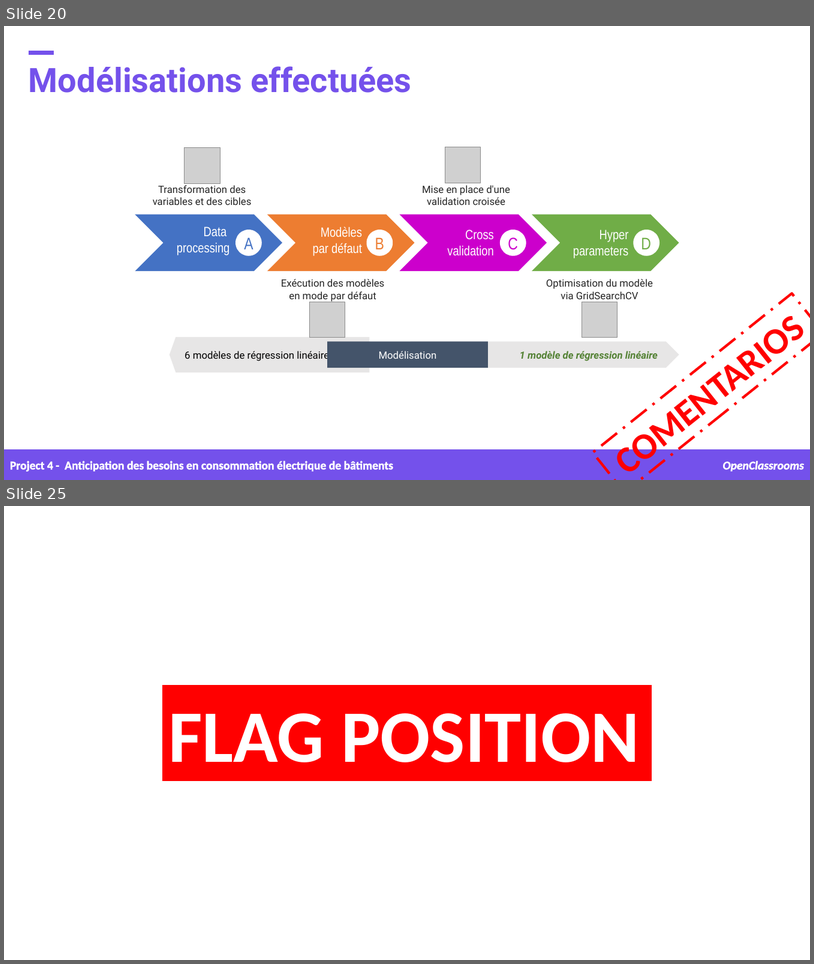
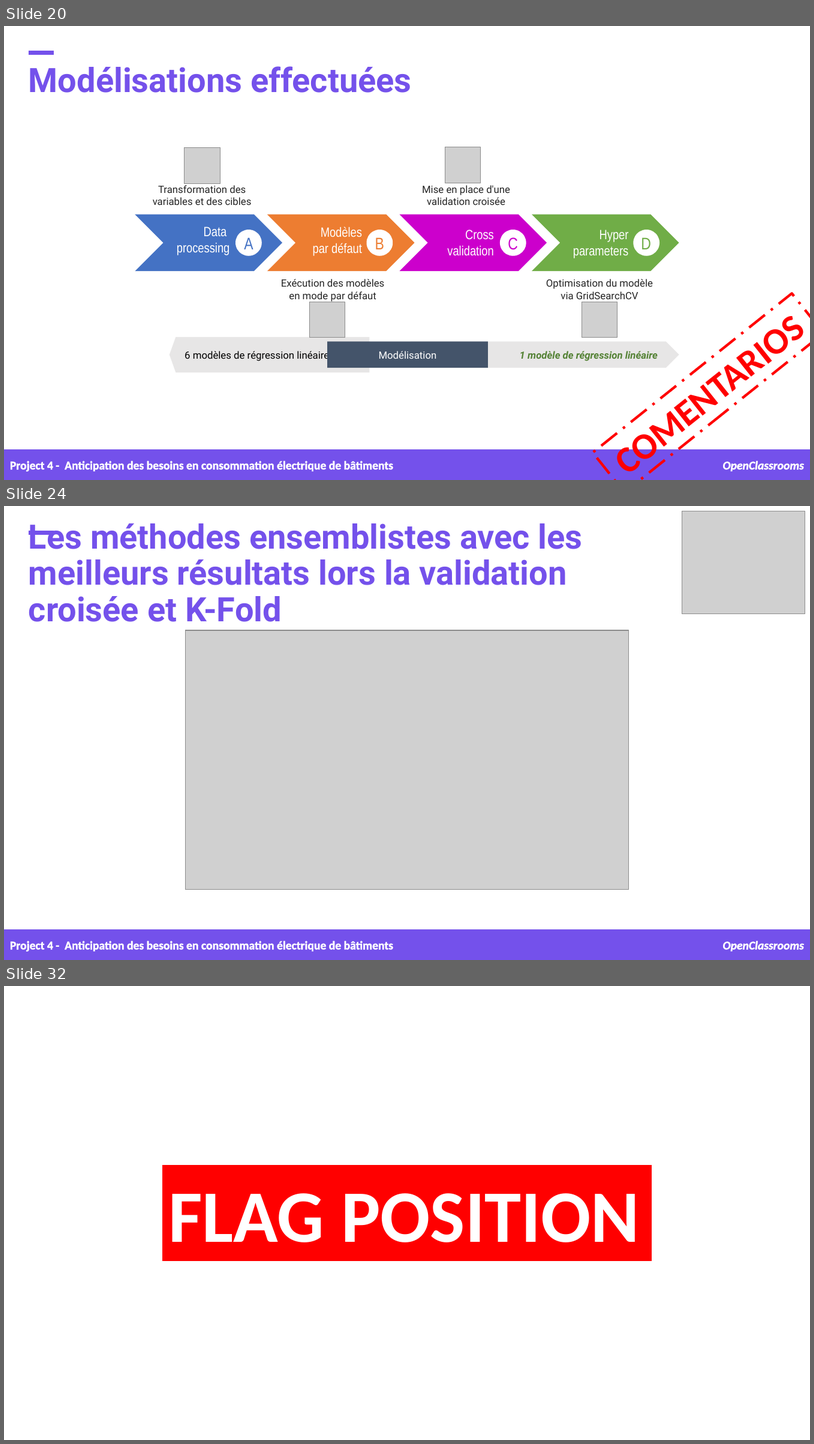
Before and after one commit to samirhinojosa/OC-P4-consumption-needs-of-buildings, a slide deck: supports/P4_presentation v1.pptx. Shown one above the other, each under a label of ours: slides 20 and 25 before the commit, slides 20, 24 and 32 after it; the slides between them are not shown. The pictures are 814x964 and 814x1444 pixels, drawn with LibreOffice and Linux fonts; fonts in the diff are those of the drawing; grey boxes stand for pictures; background and template pictures are left out. Boxes give left, top, right and bottom in pixels: in the first picture for what was removed or moved away, otherwise in the second. Text is boxed around its words. In the diff, an @@ line names an element or a change of style, - is before the commit and + after.

```diff
--- a/supports/P4_presentation v1.pptx
+++ b/supports/P4_presentation v1.pptx
@@ slide 24 added at [4, 506, 810, 960], background picture (left out) @@
@@ text added at [29, 523, 583, 622], 40 pt, text #7451EB, bold @@
+Les méthodes ensemblistes avec les meilleurs résultats lors la validation croisée et K-Fold
@@ picture added at [682, 511, 805, 613] @@
@@ rectangle added at [29, 531, 53, 534], fill #7451EB, outline #7451EB 1 pt @@
@@ picture added at [185, 630, 629, 889] @@
@@ rectangle added at [4, 930, 810, 960], fill #7451EB, outline #7451EB 1 pt @@
@@ text added at [10, 940, 393, 951], 14 pt, text #FFFFFF, bold @@
+Project 4 - Anticipation des besoins en consommation électrique de bâtiments
@@ text added at [723, 940, 804, 951], 14 pt, text #FFFFFF, bold, italic @@
+OpenClassrooms
@@ what was slide 25 is now slide 32 @@
```
Also in this commit, not shown: 4 slides changed, 6 other slides added, 31 other files.
